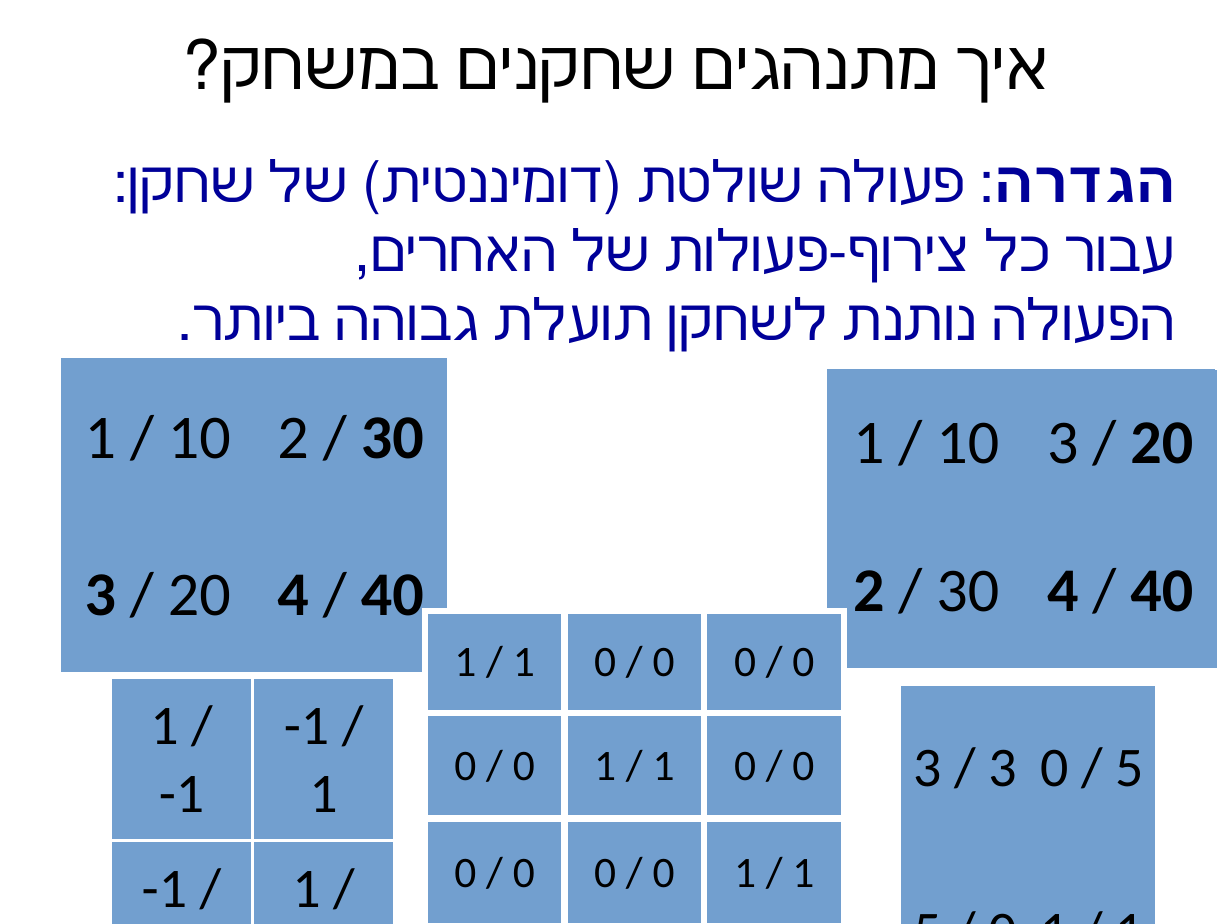
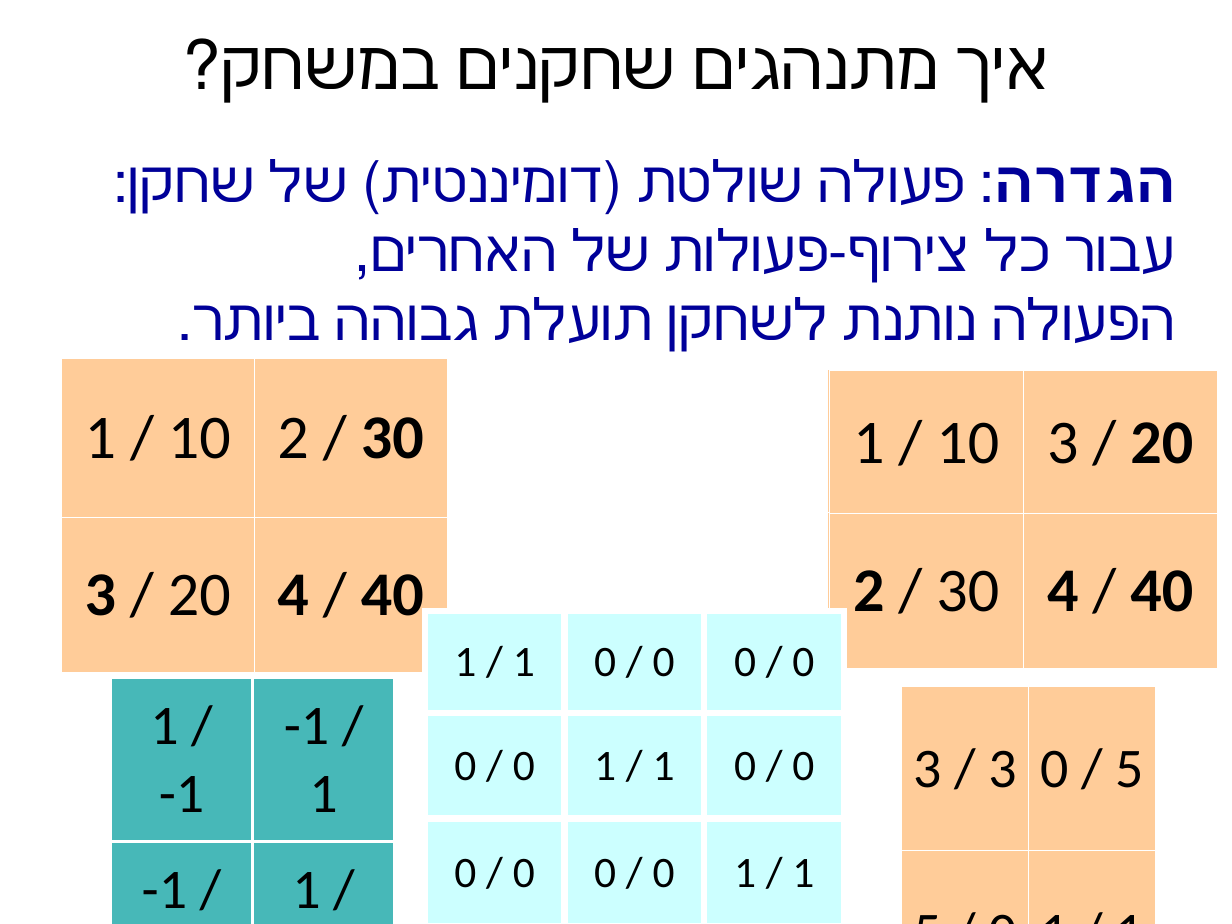
Before and after one commit to erelsgl-at-ariel/algorithms2m-5778, a slide deck: slide 5 of week05-equilibrium-in-auctions/slides-games-revelation-equilibrium.odp. Drawn at 1232x924 pixels with LibreOffice and Linux fonts; fonts in the diff are those of the drawing. Boxes give left, top, right and bottom in pixels: in the first picture for what was removed or moved away, otherwise in the second. Text is boxed around its words. In the diff, an @@ line names an element or a change of style, - is before the commit and + after.

```diff
--- a/week05-equilibrium-in-auctions/slides-games-revelation-equilibrium.odp
+++ b/week05-equilibrium-in-auctions/slides-games-revelation-equilibrium.odp
@@ table at box(61, 358, 448, 672) @@
@@ fill #729FCF to #FFCC99 in 4 cells @@
@@ borders changed @@
@@ table at box(61, 358, 448, 672) @@
@@ fill #729FCF to #FFCC99 in 4 cells @@
@@ borders changed @@
@@ table at box(827, 369, 1216, 666) @@
@@ fill #729FCF to #FFCC99 in 4 cells @@
@@ borders changed @@
@@ table at box(830, 370, 1219, 667) @@
@@ fill #729FCF to #FFCC99 in 4 cells @@
@@ borders changed @@
@@ table at box(425, 612, 844, 924) @@
@@ fill #729FCF to #CCFFFF in 9 cells @@
@@ table at box(111, 677, 395, 916) @@
@@ fill #729FCF to #47B8B8 in 4 cells @@
@@ table at box(902, 686, 1157, 924) @@
@@ fill #729FCF to #FFCC99 in 4 cells @@
@@ borders changed @@
```
Also in this commit, not shown: 5 other slides changed, 3 slides added, 1 slide removed, 10 other files.
